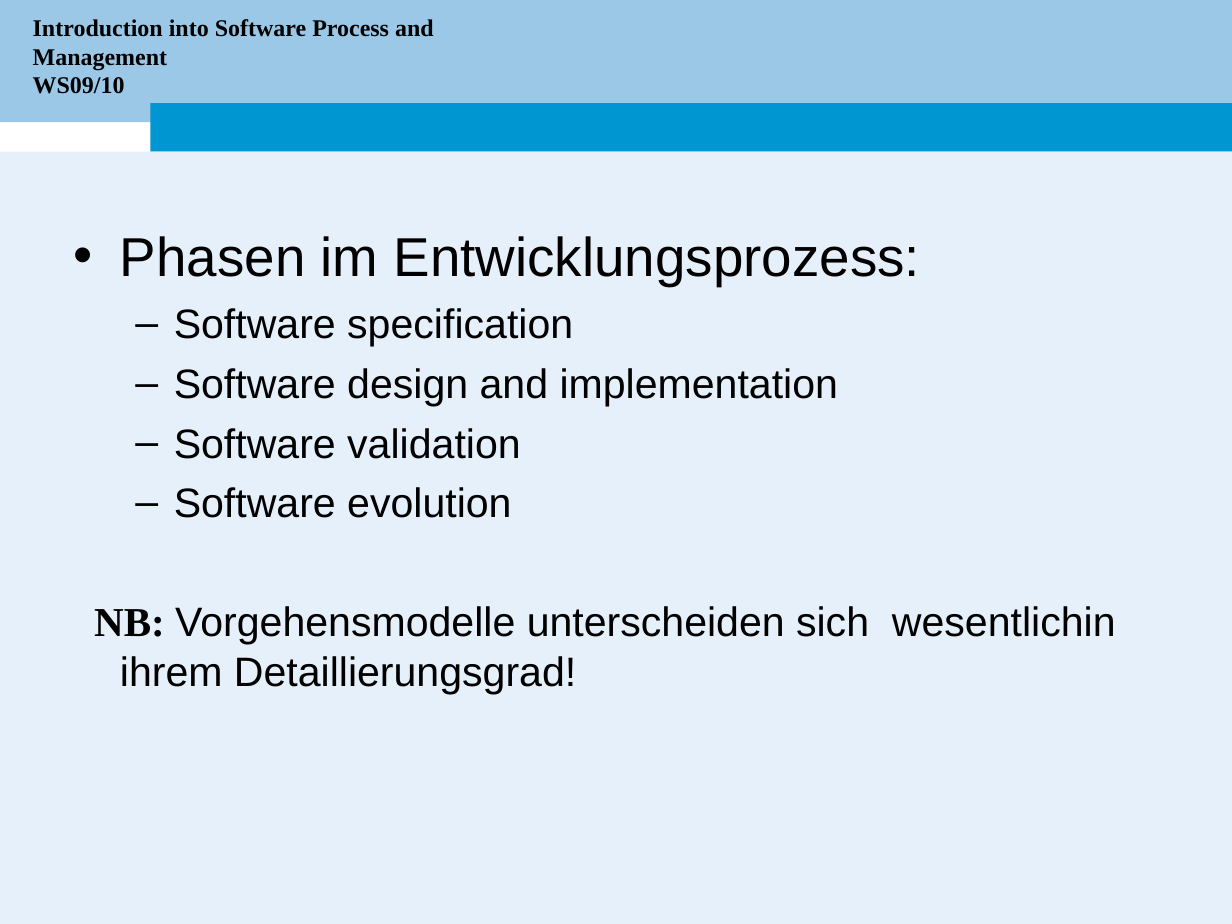
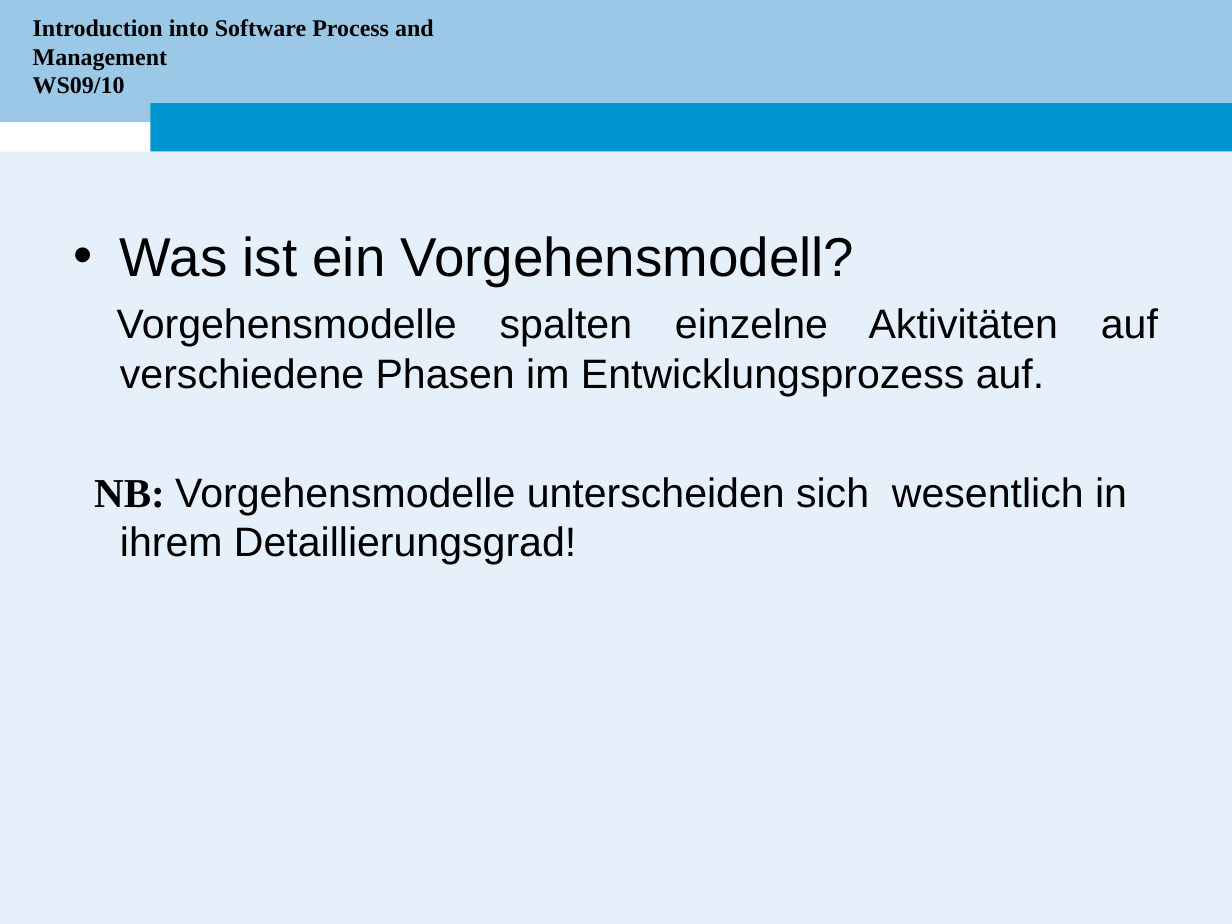
Before and after one commit to electrojit/simeonov, a slide deck: slide 6 of WS10/Bachelor Seminar/Presentaetion/Seminar-Simeonov.ppt (slide 10 before the commit). Drawn at 1232x924 pixels with LibreOffice and Linux fonts; fonts in the diff are those of the drawing; background and template pictures are left out. Boxes give left, top, right and bottom in pixels: in the first picture for what was removed or moved away, otherwise in the second. Text is boxed around its words. In the diff, an @@ line names an element or a change of style, - is before the commit and + after.

```diff
--- a/WS10/Bachelor Seminar/Presentaetion/Seminar-Simeonov.ppt
+++ b/WS10/Bachelor Seminar/Presentaetion/Seminar-Simeonov.ppt
@@ text at (94, 236, 1158, 564): text changed @@
-• Phasen im Entwicklungsprozess:
-  – Software specification
-  – Software design and implementation
-  – Software validation
-  – Software evolution
-NB: Vorgehensmodelle unterscheiden sich wesentlichin ihrem Detaillierungsgrad!
+• Was ist ein Vorgehensmodell?
+Vorgehensmodelle spalten einzelne Aktivitäten auf verschiedene Phasen im Entwicklungsprozess auf.
+NB: Vorgehensmodelle unterscheiden sich wesentlich in ihrem Detaillierungsgrad!
```
Also in this commit, not shown: 6 other slides changed, 4 slides added, 2 slides removed.
